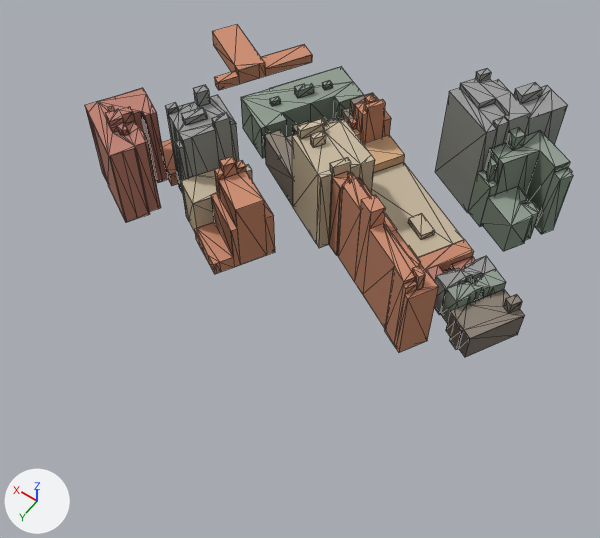
A saved change to the glTF model public/models/washington-city/tile--1_-7.glb.
One viewpoint serves both versions: a 50 mm lens placed at (-239.0, 1446.0, 294.0), pointed at (-107.0, 1262.0, 4.0). Arrows for +X, +Y and +Z are at lower left; the lights stay in place. The first picture is the older version. Mesh edges are drawn as thin lines. Where no turn or scale is listed for an object, it has been applied to the vertices. Vertices at exactly the same position are counted once.

The first picture shows 'roof', 'wall'.
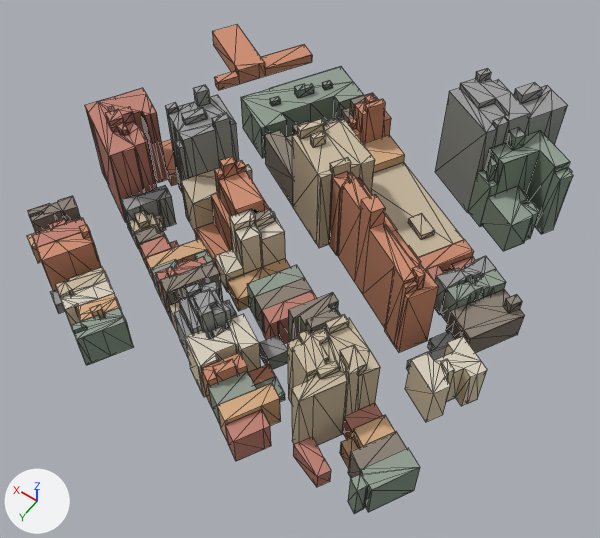
The newer file is also turned or shifted as a whole; pictures and numbers use the older file's frame.

Pixel boxes (x1, y1, x2, y2) of what changed, in the pictures (600 x 538 px):
'roof', reshaped (12% wider, 49% taller)
    before: (85, 24, 572, 338)
    after: (27, 24, 572, 491)
'wall', reshaped (11% wider, 48% taller)
    before: (85, 32, 573, 357)
    after: (29, 32, 573, 514)
part 1 of me_mesh_1, added
    after: (29, 196, 487, 514)
part 2 of me_mesh_2, added
    after: (325, 315, 348, 329)
part 3 of me_mesh_2, added
    after: (288, 338, 302, 350)
part 4 of me_mesh_2, added
    after: (185, 283, 200, 293)
part 5 of me_mesh_2, added
    after: (52, 219, 66, 227)
part 6 of me_mesh_2, added
    after: (27, 185, 487, 491)

Patch to the scene script:
```diff
--- a/public/models/washington-city/tile--1_-7.glb.py
+++ b/public/models/washington-city/tile--1_-7.glb.py
@@ me_mesh_1 @@
 # used by ob_wall; location = (-86.3, 1208.1, 26.4)
-me_mesh_1.from_pydata(...)  # 1038 vertices, 1044 faces; spans x -114.0..114.0, y -76.0..76.0, z -29.0..29.0
+me_mesh_1.from_pydata(...)  # 2187 vertices, 2206 faces; spans x -115.0..114.0, y -76.0..143.0, z -29.0..29.0
+# me_mesh_1 part 1: 1141 vertices added at x -115.0..90.0, y 44.0..143.0, z -29.0..16.0
+# other edits to the shape of me_mesh_1 do not show in these pictures
 me_mesh_1.materials.append(mat_city_ground)
@@ me_mesh_2 @@
 # used by ob_roof; location = (-86.3, 1208.1, 30.5)
-me_mesh_2.from_pydata(...)  # 682 vertices, 508 faces; spans x -114.0..114.0, y -76.0..76.0, z -25.0..25.0
+me_mesh_2.from_pydata(...)  # 1354 vertices, 1030 faces; spans x -115.0..114.0, y -76.0..143.0, z -26.0..25.0
+# me_mesh_2 part 2: the loose piece of 4 vertices spanning x -26.0..-20.0, y 23.0..32.0, z 20.0 is copied, and the copy is moved by (-40.0, 62.0, -8.0); it spans x -67.0..-60.0, y 85.0..94.0, z 11.0
+# me_mesh_2 part 3: the loose piece of 4 vertices spanning x 19.0..24.0, y 51.0..56.0, z 10.0 is copied, and the copy is moved by (-77.0, 51.0, -2.0); it spans x -58.0..-52.0, y 102.0..108.0, z 8.0
+# me_mesh_2 part 4: the loose piece of 4 vertices spanning x 16.0..22.0, y 37.0..44.0, z 2.0 is copied, and the copy is moved by (-24.0, 63.0, -1.0); it spans x -7.0..-2.0, y 100.0..106.0, z 1.0
+# me_mesh_2 part 5: the loose piece of 4 vertices spanning x 54.0..59.0, y 39.0..44.0, z 19.0 is copied, and the copy is moved by (11.0, 65.0, -25.0); it spans x 66.0..71.0, y 103.0..109.0, z -6.0
+# me_mesh_2 part 6: 652 vertices added at x -115.0..90.0, y 44.0..143.0, z -26.0..12.0
+# other edits to the shape of me_mesh_2 do not show in these pictures
 me_mesh_2.materials.append(mat_city_ground)
```
